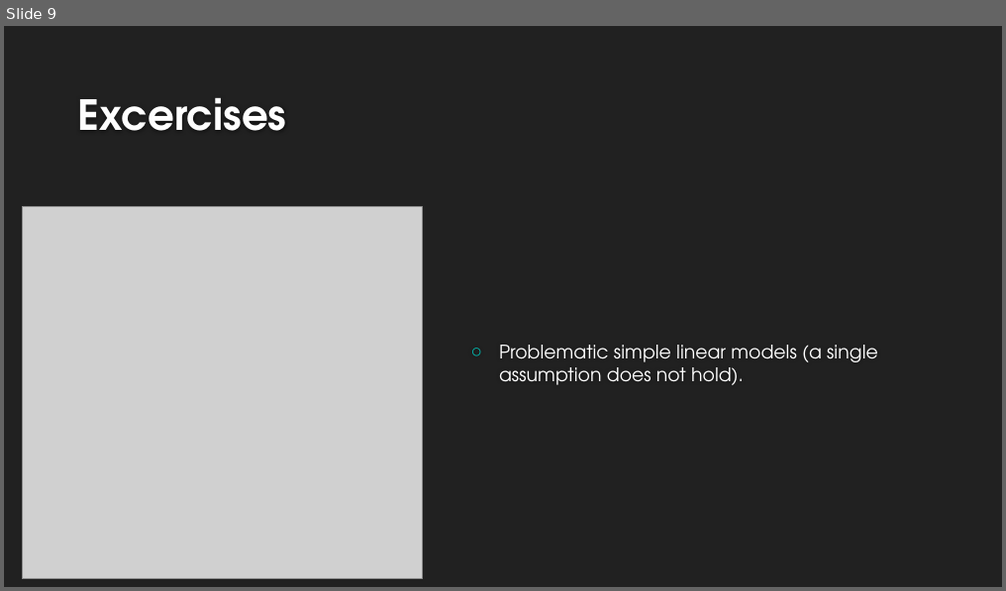
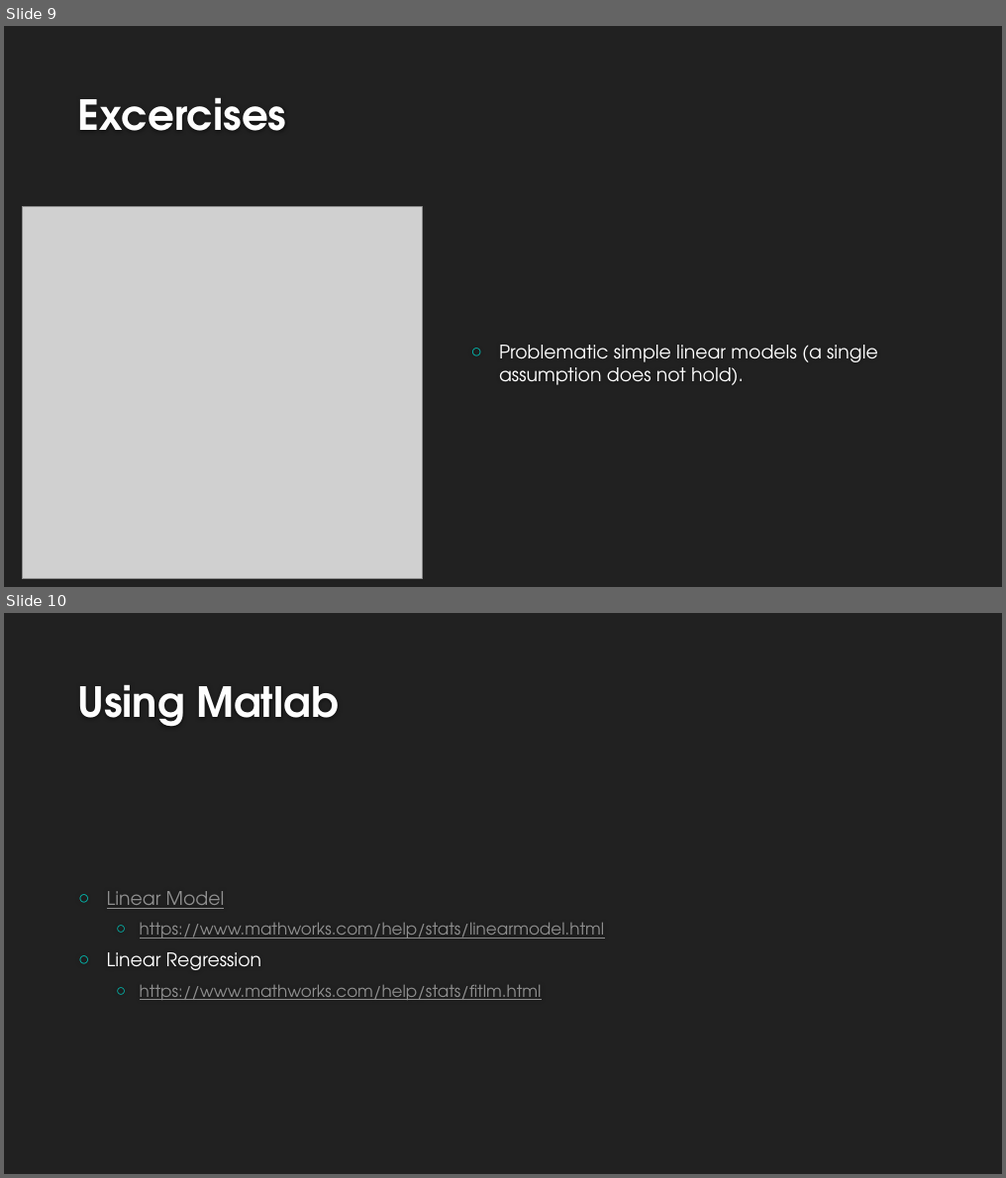
Before and after one commit to aclark43/BCS519_stats, a slide deck: Presentations/Week_2_Foundations/BCS STATS Week 2 FOUNDATIONS.pptx. Shown one above the other, each under a label of ours: slide 9 before the commit, slides 9 and 10 after it. The pictures are 1006x591 and 1006x1178 pixels, drawn with LibreOffice and Linux fonts; fonts in the diff are those of the drawing; grey boxes stand for pictures; background and template pictures are left out. Boxes give left, top, right and bottom in pixels: in the first picture for what was removed or moved away, otherwise in the second. Text is boxed around its words. In the diff, an @@ line names an element or a change of style, - is before the commit and + after.

```diff
--- a/Presentations/Week_2_Foundations/BCS STATS Week 2 FOUNDATIONS.pptx
+++ b/Presentations/Week_2_Foundations/BCS STATS Week 2 FOUNDATIONS.pptx
@@ slide 10 added at (4,613,1002,1174), background #212121 @@
@@ title added at (78,684,340,727), 40 pt, text #FEFEFE, bold @@
+Using Matlab
@@ text added at (107,891,605,1000), 16 pt, text #8F8F8F, underline @@
+○ Linear Model
+  ○ https://www.mathworks.com/help/stats/linearmodel.html
+○ Linear Regression
+  ○ https://www.mathworks.com/help/stats/fitlm.html
```
Also in this commit, not shown: 6 other files.
